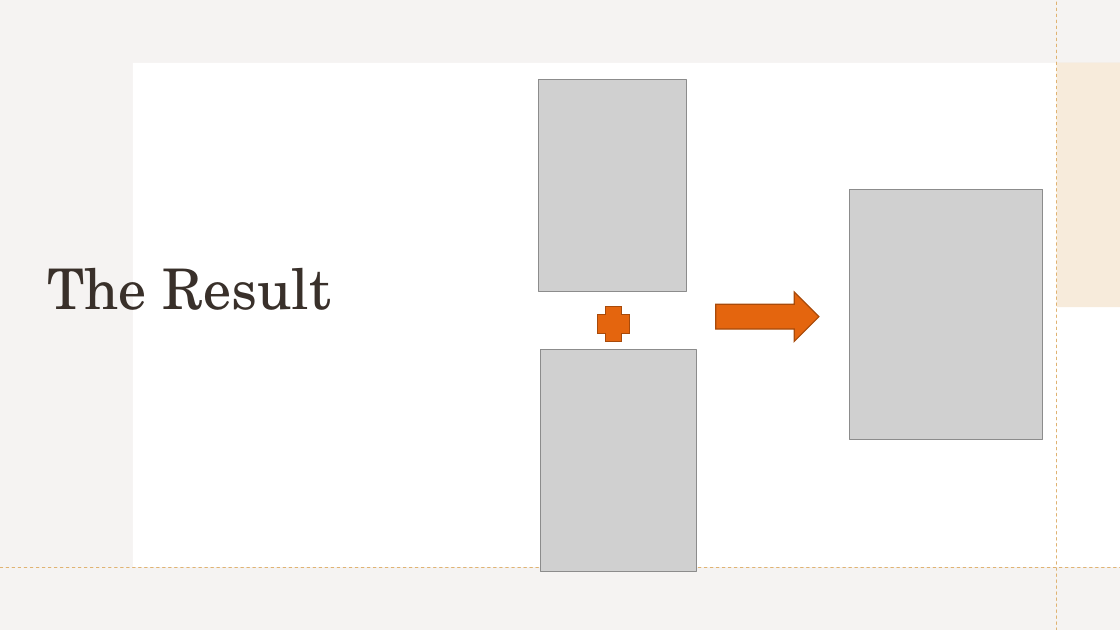
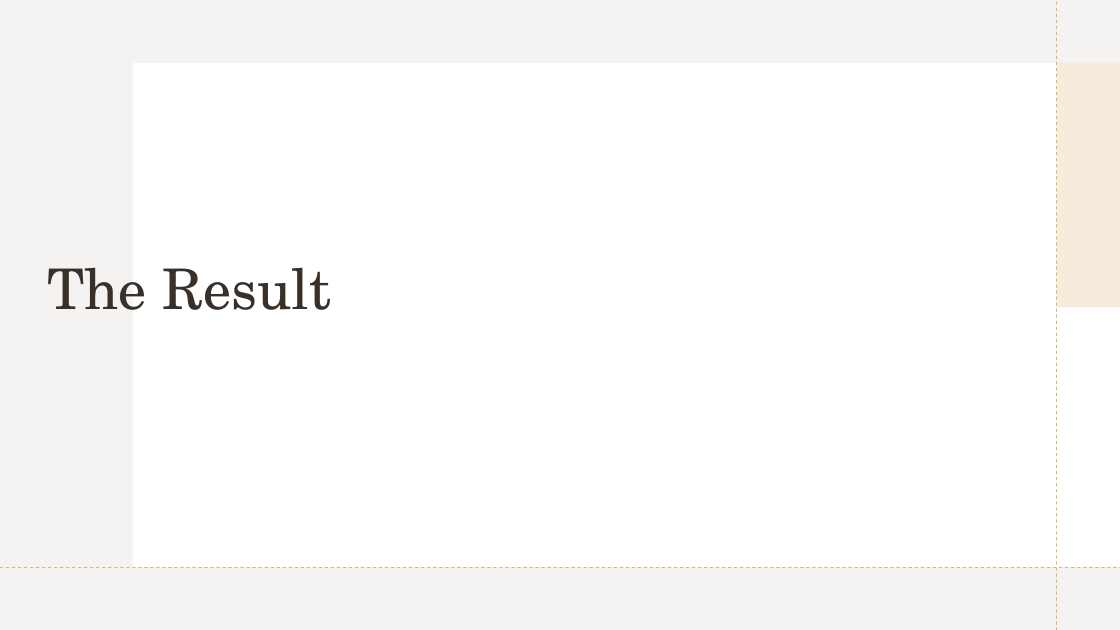
Before and after one commit to shirsneh/virtual_clothes_try_on_assistant, a slide deck: slide 17 of project presentation.pptx (slide 14 before the commit). Drawn at 1120x630 pixels with LibreOffice and Linux fonts; fonts in the diff are those of the drawing; grey boxes stand for pictures. Boxes give left, top, right and bottom in pixels: in the first picture for what was removed or moved away, otherwise in the second. Text is boxed around its words. In the diff, an @@ line names an element or a change of style, - is before the commit and + after.

```diff
--- a/project presentation.pptx
+++ b/project presentation.pptx
@@ picture removed at (x1=539, y1=80, x2=686, y2=292) @@
@@ picture removed at (x1=849, y1=189, x2=1043, y2=439) @@
@@ right arrow removed at (x1=716, y1=292, x2=819, y2=342) @@
@@ plus removed at (x1=597, y1=307, x2=630, y2=342) @@
@@ picture removed at (x1=540, y1=350, x2=697, y2=571) @@
```
Also in this commit, not shown: 9 other slides changed, 3 slides added, 1 other file.
